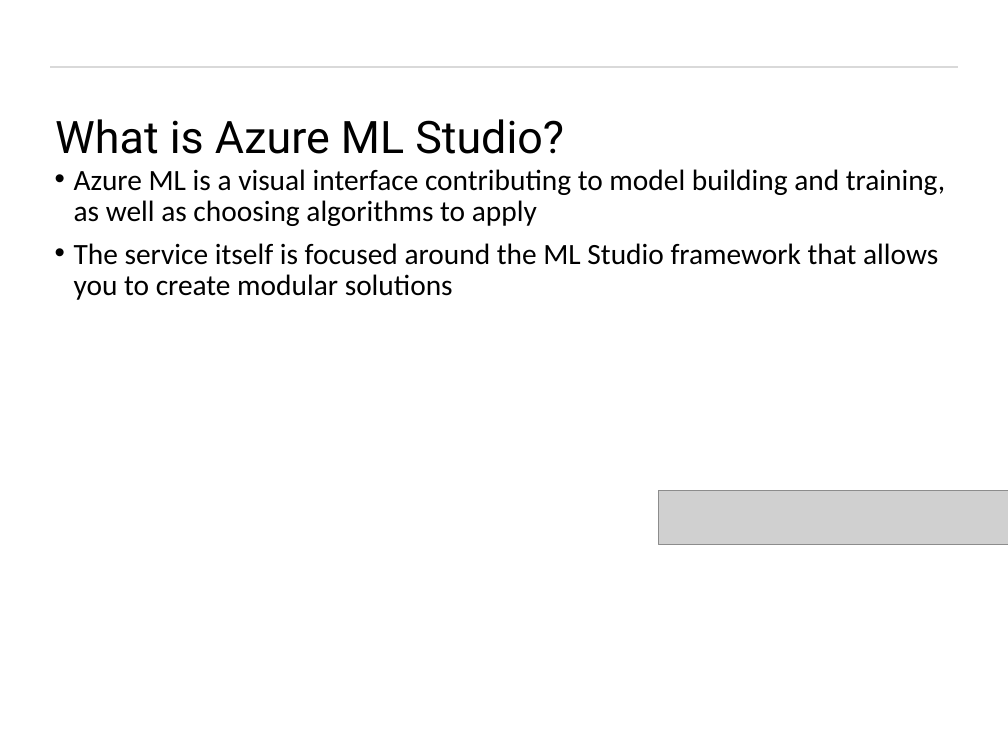
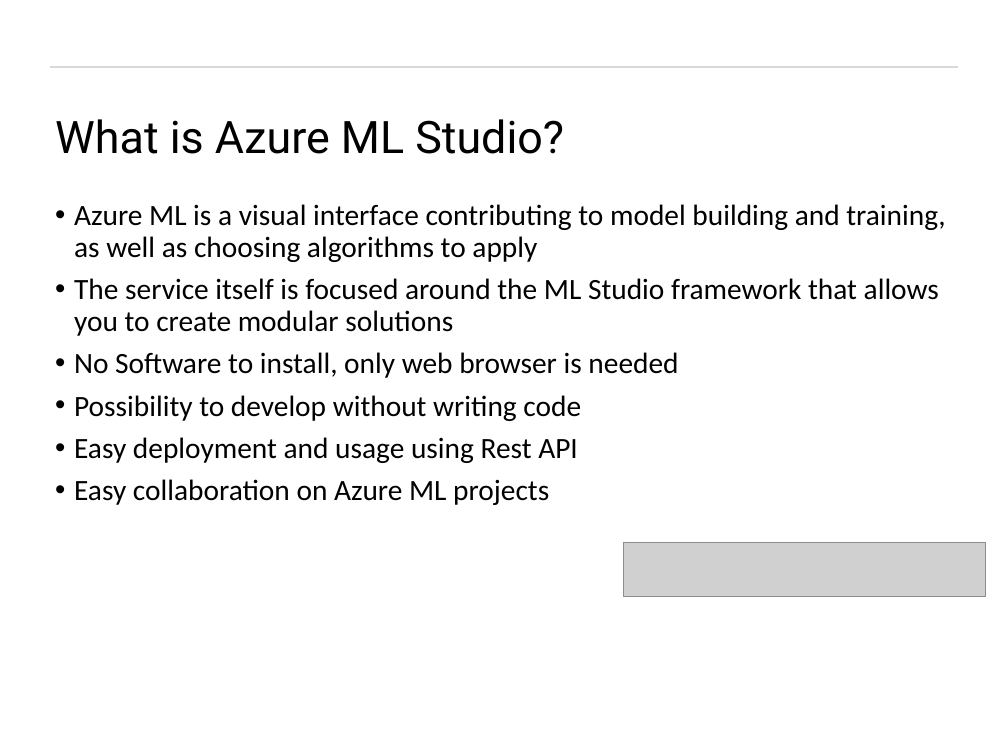
Before and after one commit to tiwari-abhi/ML_Projects, a slide deck: slide 6 of Presentation/Machine Learning As A Service.pptx. Drawn at 1008x756 pixels with LibreOffice and Linux fonts; fonts in the diff are those of the drawing; grey boxes stand for pictures; background and template pictures are left out. Boxes give left, top, right and bottom in pixels: in the first picture for what was removed or moved away, otherwise in the second. Text is boxed around its words. In the diff, an @@ line names an element or a change of style, - is before the commit and + after.

Commit message:
updating the presentation

```diff
--- a/Presentation/Machine Learning As A Service.pptx
+++ b/Presentation/Machine Learning As A Service.pptx
@@ text "Azure ML is a visual ...": place and size @@
-text "Azure ML is a visual ..." at [74, 169, 945, 300]
+text "Azure ML is a visual ..." at [74, 204, 945, 505]
@@ text at [74, 352, 678, 505]: paragraphs added @@
+• No Software to install, only web browser is needed
+• Possibility to develop without writing code
+• Easy deployment and usage using Rest API
+• Easy collaboration on Azure ML projects
@@ picture removed at [658, 491, 1008, 544] @@
@@ picture added at [623, 542, 986, 596] @@
```
Also in this commit, not shown: 2 other slides changed, 1 slide added.
